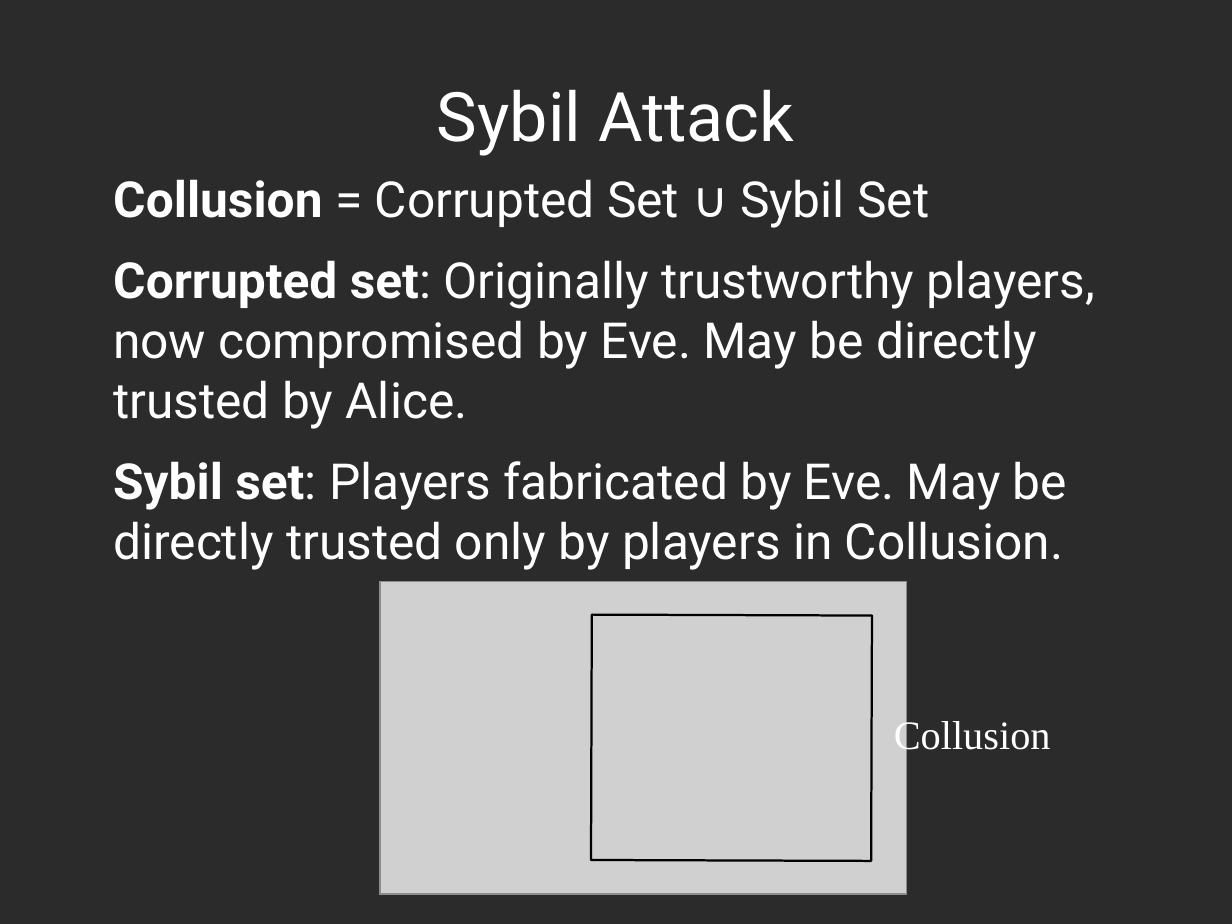
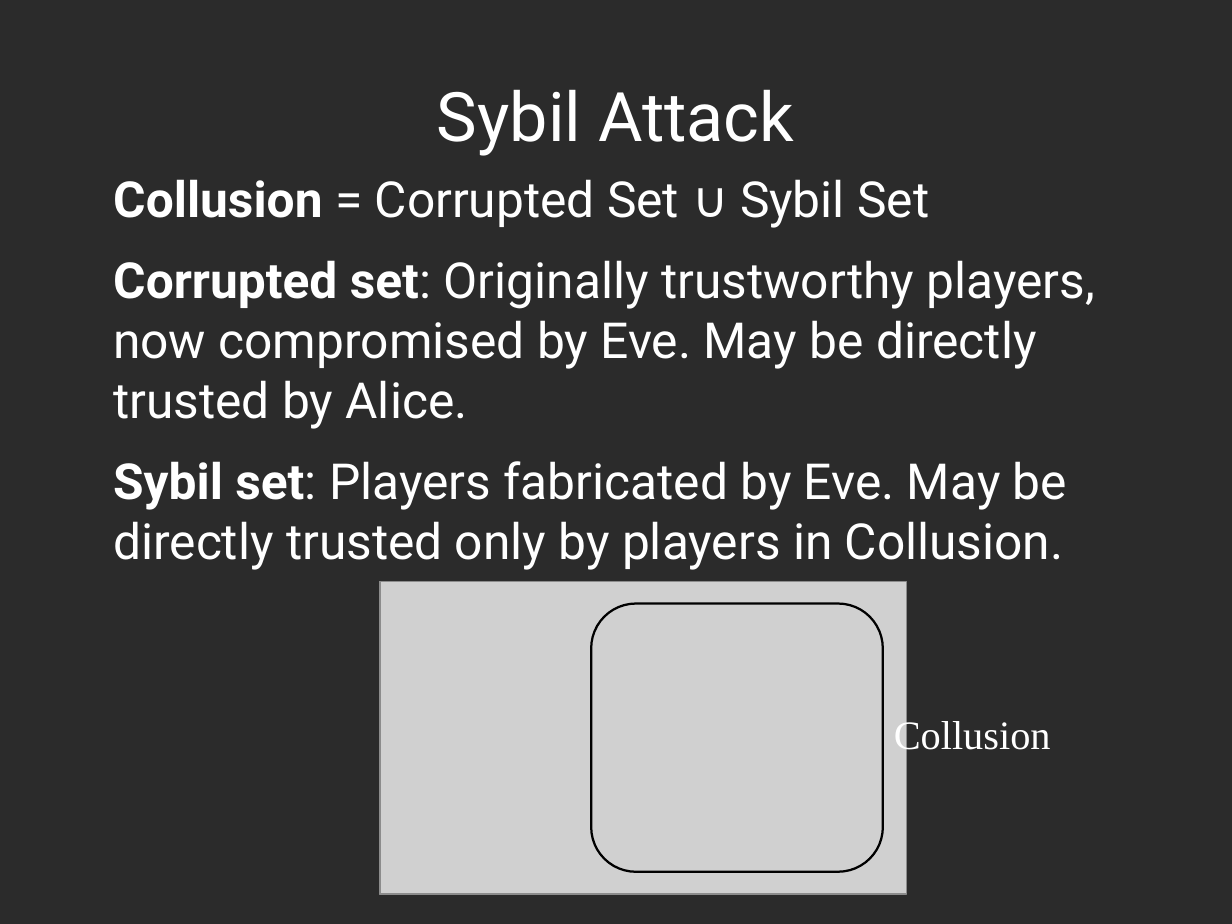
Before and after one commit to decrypto-org/TrustIsRisk, a slide deck: slide 23 of presentations/AtheCrypt10-1-2017/AtheCrypt10-1-2017.odp (slide 22 before the commit). Drawn at 1232x924 pixels with LibreOffice and Linux fonts; fonts in the diff are those of the drawing; grey boxes stand for pictures; background and template pictures are left out; a plain dark background stands for a picture behind light text. Boxes give left, top, right and bottom in pixels: in the first picture for what was removed or moved away, otherwise in the second. Text is boxed around its words. In the diff, an @@ line names an element or a change of style, - is before the commit and + after.

```diff
--- a/presentations/AtheCrypt10-1-2017/AtheCrypt10-1-2017.odp
+++ b/presentations/AtheCrypt10-1-2017/AtheCrypt10-1-2017.odp
@@ rounded rectangle: place and size @@
-rounded rectangle at (591,614,872,861)
+rounded rectangle at (591,604,883,872)
@@ rounded rectangle at (591,604,883,872): rectangle to rounded rectangle @@
```
Also in this commit, not shown: 8 other slides changed, 1 slide added.
